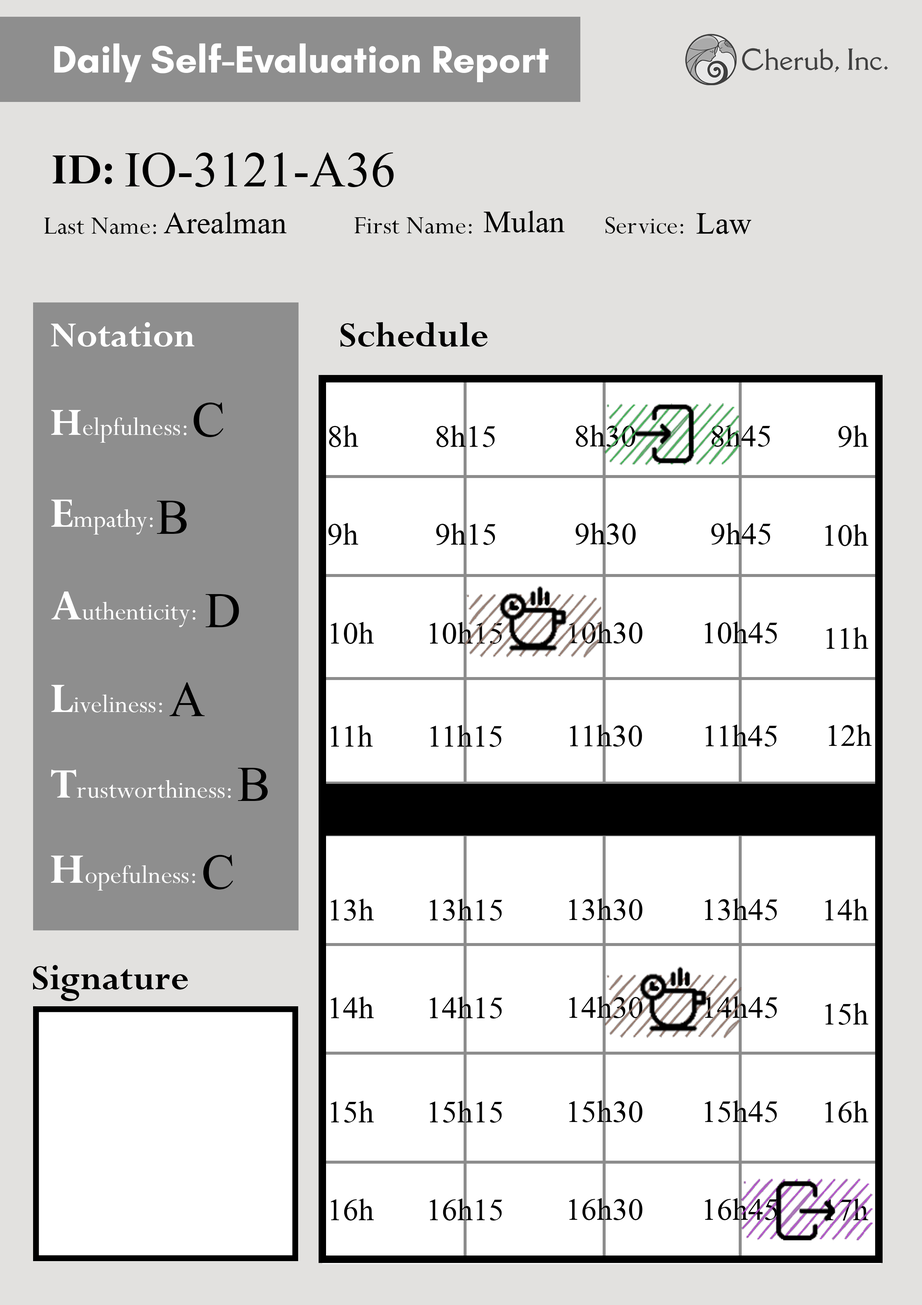
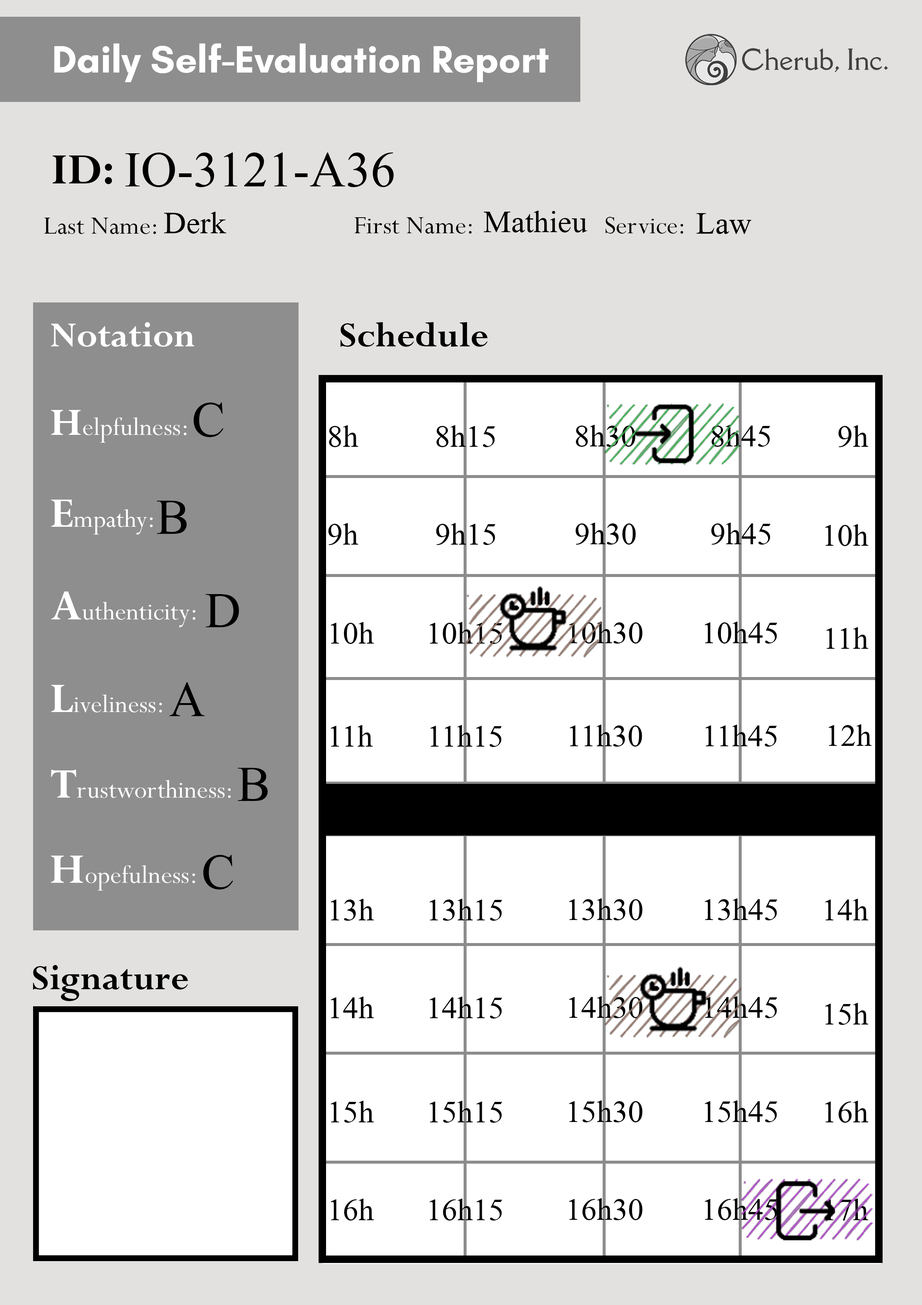
Two versions of the same layered image (922×1305). Layer-by-layer changes:
renamed "Mulan" to "Mathieu", painted on it over [511, 210, 588, 233]
renamed "Arealman" to "Derk", painted on it over [163, 211, 287, 234]
